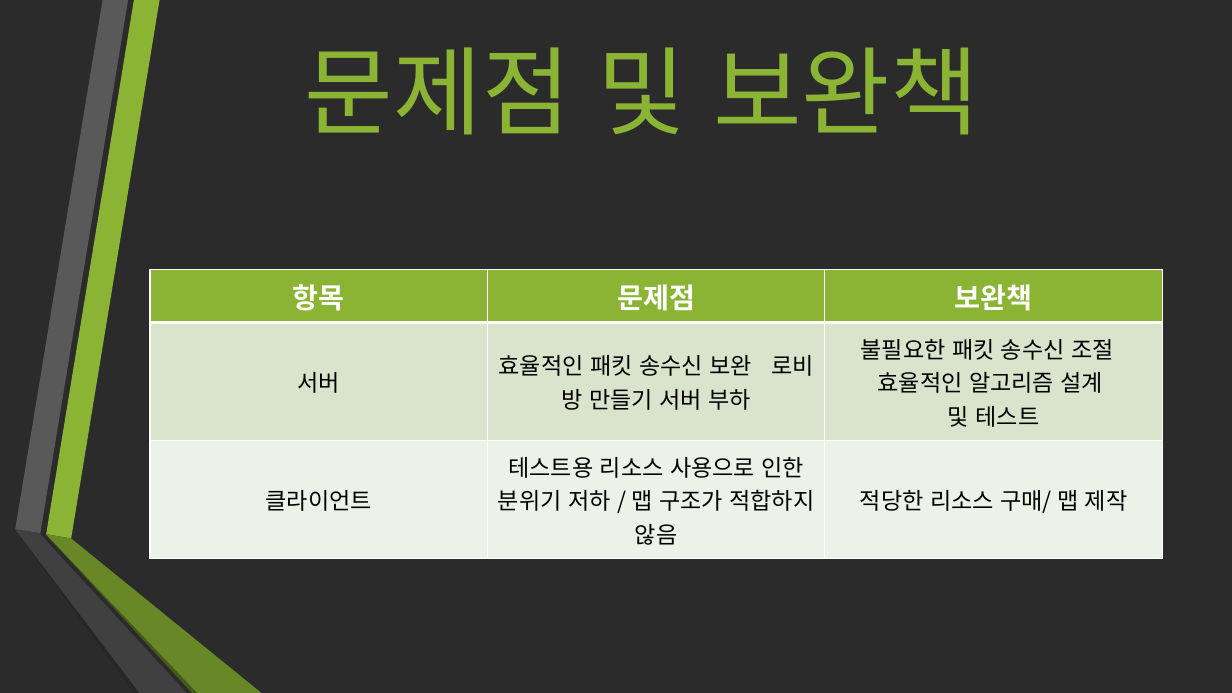
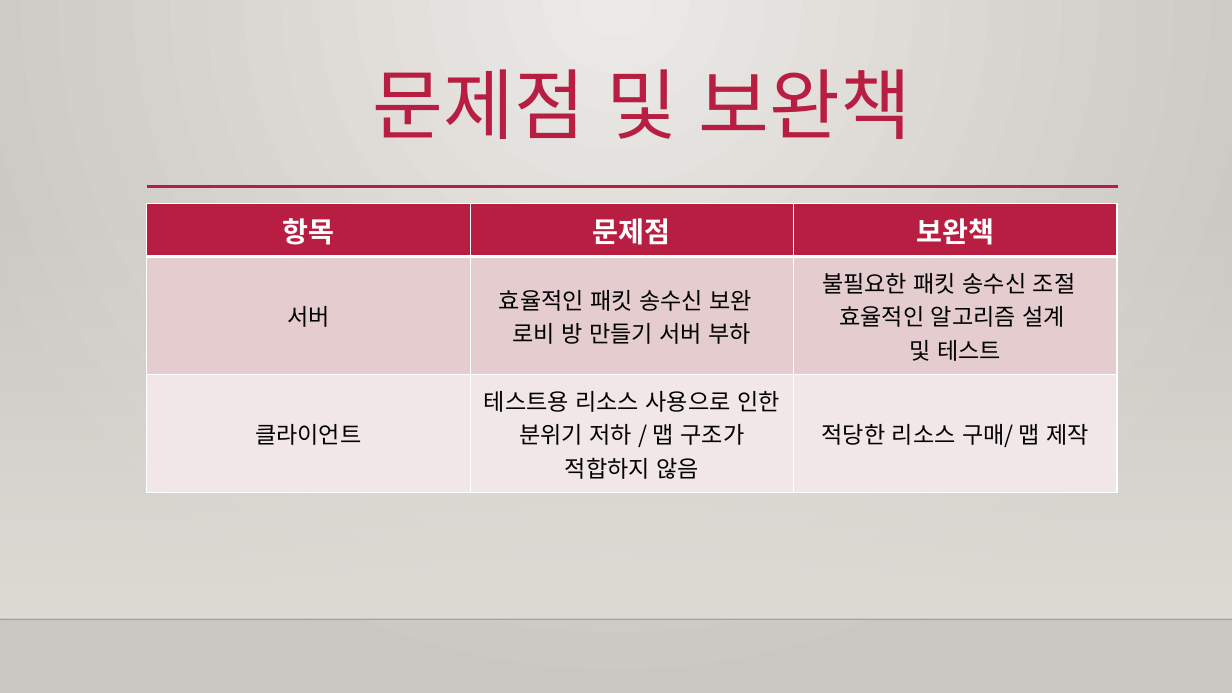
Before and after one commit to jeongHooon/Jungle-War, a slide deck: slide 7 of Jungle War 박정훈 신상우 이수진 이병철.pptx. Drawn at 1232x693 pixels with LibreOffice and Linux fonts; fonts in the diff are those of the drawing; background and template pictures are left out; a plain dark background stands for a picture behind light text. Boxes give left, top, right and bottom in pixels: in the first picture for what was removed or moved away, otherwise in the second. Text is boxed around its words. In the diff, an @@ line names an element or a change of style, - is before the commit and + after.

```diff
--- a/Jungle War 박정훈 신상우 이수진 이병철.pptx
+++ b/Jungle War 박정훈 신상우 이수진 이병철.pptx
@@ background picture (left out) to gradient #ECEAE7 to #CAC7C1 @@
@@ title "문제점 및 보완책": place and size @@
-title "문제점 및 보완책" at (305, 47, 979, 135)
+title "문제점 및 보완책" at (372, 69, 912, 139)
@@ title "문제점 및 보완책" at (372, 69, 912, 139): size 75 to 60 pt, text colour #8BB434 to #B71E42; line spacing 1 to 0.9; vertical alignment middle to top @@
@@ rectangle added at (0, 204, 1232, 619), fill gradient #DFDBD5 @@
@@ table at (147, 203, 1117, 493) @@
@@ fill #8BB434 to #B71E42 in row 1 @@
@@ fill #DAE5CE to #E6CDCF in row 2 @@
@@ fill #EEF2E8 to #F3E8E9 in row 3 @@
@@ table: place and size @@
-table at (150, 270, 1162, 559)
+table at (147, 203, 1117, 493)
@@ line added from (147, 187) to (1118, 187), #B71E42 2.5 pt @@
@@ group removed at (15, 0, 262, 693): 6 freeform shapes @@
@@ line added from (0, 619) to (1232, 619), #000001 1 pt @@
```
Also in this commit, not shown: 10 other slides changed.
